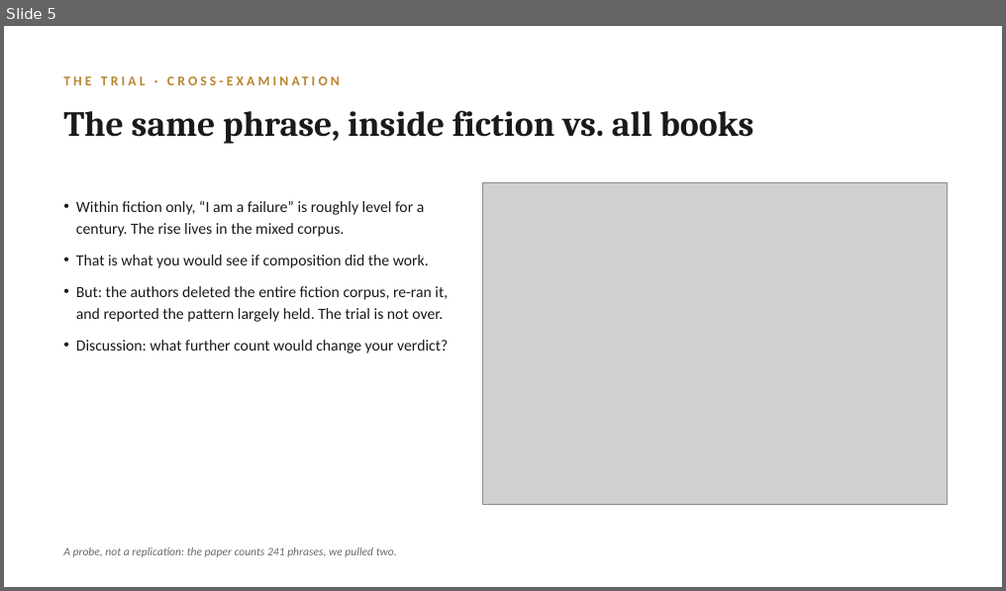
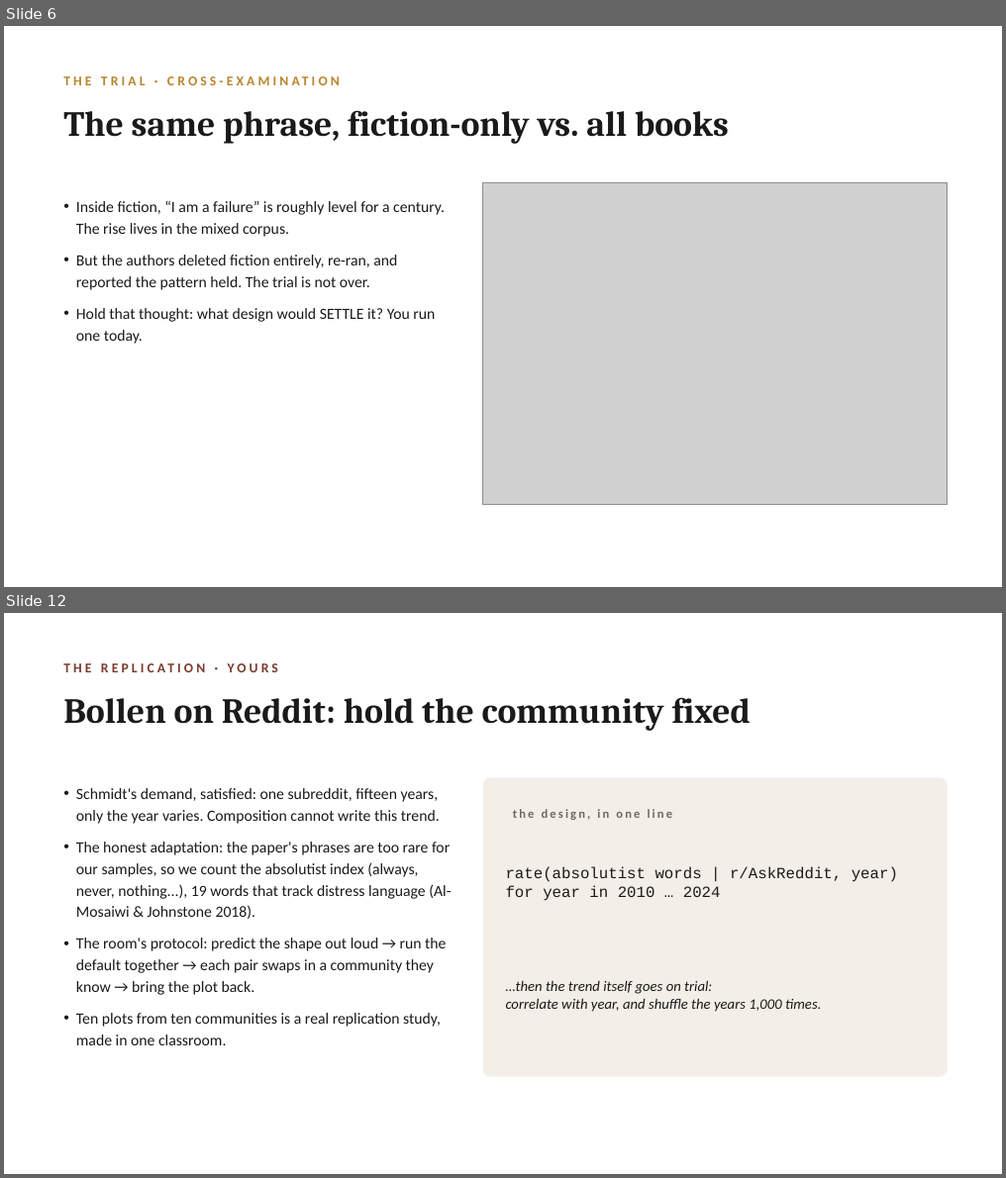
Before and after one commit to lucianli123/culture-as-data-2026, a slide deck: slides/week-02-lecture-draft.pptx. Shown one above the other, each under a label of ours: slide 5 before the commit, slides 6 and 12 after it; the slides between them are not shown. The pictures are 1006x591 and 1006x1178 pixels, drawn with LibreOffice and Linux fonts; fonts in the diff are those of the drawing; grey boxes stand for pictures. Boxes give left, top, right and bottom in pixels: in the first picture for what was removed or moved away, otherwise in the second. Text is boxed around its words. In the diff, an @@ line names an element or a change of style, - is before the commit and + after.

Commit message:
Week 2 lecture deck rebuilt: Bollen-spine (trial + live replication figure), three-questions statistics audit, discussion slides on counting/vectors/statistical truth

```diff
--- a/slides/week-02-lecture-draft.pptx
+++ b/slides/week-02-lecture-draft.pptx
@@ slide 12 added at <box>4,613,1002,1174</box>, background #FFFFFF @@
@@ text added at <box>56,655,918,680</box>, 13 pt, text #7A3B2E, bold @@
+THE REPLICATION · YOURS
@@ text added at <box>63,697,750,731</box>, 34 pt, text #1A1A1A, bold @@
+Bollen on Reddit: hold the community fixed
@@ text added at <box>76,788,450,1046</box>, 15 pt, text #1A1A1A @@
+• Schmidt's demand, satisfied: one subreddit, fifteen years, only the year varies. Composition cannot write this trend.
+• The honest adaptation: the paper's phrases are too rare for our samples, so we count the absolutist index (always, never, nothing...), 19 words that track distress language (Al-Mosaiwi & Johnstone 2018).
+• The room's protocol: predict the shape out loud → run the default together → each pair swaps in a community they know → bring the plot back.
+• Ten plots from ten communities is a real replication study, made in one classroom.
@@ rounded rectangle added at <box>483,777,947,1077</box>, fill #F4EEE8 @@
@@ text added at <box>513,809,673,820</box>, 12 pt, text #6B6B63, bold @@
+the design, in one line
@@ text added at <box>506,867,898,901</box>, 15 pt, text #1A1A1A @@
+rate(absolutist words | r/AskReddit, year)
+for year in 2010 … 2024
@@ text added at <box>506,980,821,1012</box>, 14 pt, text #1A1A1A, italic @@
+…then the trend itself goes on trial:
+correlate with year, and shuffle the years 1,000 times.
@@ what was slide 5 is now slide 6 @@
@@ slide 6 changed as well @@
@@ text at <box>63,110,729,144</box>: text changed @@
-The same phrase, inside fiction vs. all books
+The same phrase, fiction-only vs. all books
@@ text at <box>76,201,445,344</box>: text changed @@
-• Within fiction only, “I am a failure” is roughly level for a century. The rise lives in the mixed corpus.
-• That is what you would see if composition did the work.
-• But: the authors deleted the entire fiction corpus, re-ran it, and reported the pattern largely held. The trial is not over.
-• Discussion: what further count would change your verdict?
+• Inside fiction, “I am a failure” is roughly level for a century. The rise lives in the mixed corpus.
+• But the authors deleted fiction entirely, re-ran, and reported the pattern held. The trial is not over.
+• Hold that thought: what design would SETTLE it? You run one today.
@@ text removed at <box>63,548,397,558</box> @@
-A probe, not a replication: the paper counts 241 phrases, we pulled two.
```
Also in this commit, not shown: 5 other slides changed, 9 other slides added, 12 slides removed.
